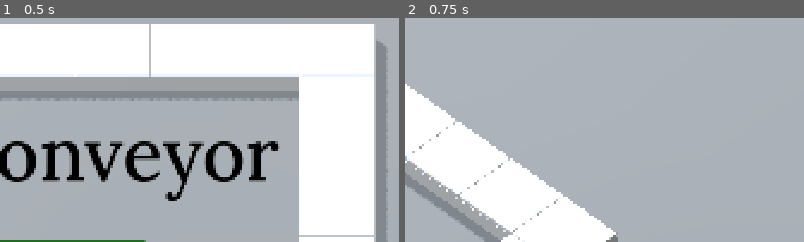
Above: before the commit, frames 1-2 (left to right).
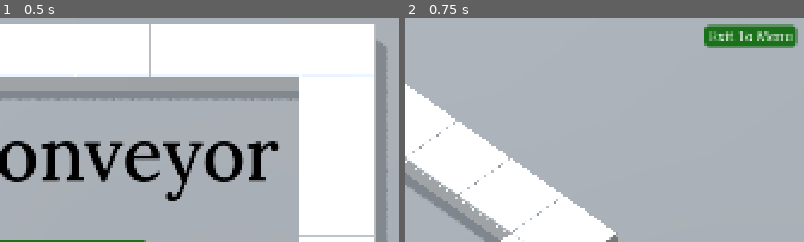
Above: after the commit, the same moments.

Repository: billyhawkes/crazy-conveyer
Game: Godot game, scene res://scenes/main_menu.tscn
Same seed, same stepped clock (60 frames per second), same inputs: the game is played once before the commit and once after it.
Inputs:
- Up to frame 1 (0.5 s): no input
- Up to frame 2 (0.75 s): click "Start Game" at 0.5 s
The pictures show only the part of the screen within x 50-100%, y 0-50%; the shares and areas given below are measured in that part.

Frame 1 is identical in both runs. In frame 2, 2.5% of the frame differs, in the area x 74-99%, y 2-14%.

Commit message:
feat: save system

Diff:
--- a/globals/globals.gd
+++ b/globals/globals.gd
@@ -1,6 +1,6 @@
 extends Node
 
-var money := 0
+var money: int = 0
 
 var levels = {
 	"speed": 1,
@@ -27,3 +27,47 @@
 		"items": levels.items,
 		"loop": levels.loop * 10
 	}
+
+var saved_data
+
+func _ready() -> void:
+	var data = load_game()
+	if data:
+		saved_data = data
+		levels = data.levels
+		money = data.money
+	Events.game.money_changed.connect(save_game)
+
+const PATH = "user://"
+
+func clear_save() -> void:
+	saved_data = null
+	money = 0
+	levels = {
+		"speed": 1,
+		"items": 1,
+		"loop": 1
+	}
+	DirAccess.remove_absolute(PATH)
+
+func save_game() -> void:
+	var file = FileAccess.open(PATH + "save.json", FileAccess.WRITE)
+	var tracks = get_tree().get_nodes_in_group("Track") as Array[Track]
+	var track_values = []
+	for track in tracks:
+		track_values.append(track.levels)
+	file.store_string(JSON.stringify({
+		"money": money,
+		"levels": levels,
+		"tracks": track_values
+	}))
+	file.close()
+
+func load_game():
+	if FileAccess.file_exists(PATH + "save.json"):
+		var file = FileAccess.open(PATH + "save.json", FileAccess.READ)
+		var data = JSON.parse_string(file.get_as_text())
+		file.close()
+		return data
+	else:
+		return null
--- a/scenes/game.gd
+++ b/scenes/game.gd
@@ -7,7 +7,8 @@
 
 func _ready() -> void:
 	spawn_tracks()
-	spawn_item()
+	for _index in Globals.levels.items:
+		spawn_item()
 	Events.items.create.connect(_on_create_item)
 
 func _on_create_item() -> void:
--- a/scenes/game.tscn
+++ b/scenes/game.tscn
@@ -151,6 +151,18 @@
 layout_mode = 2
 text = "$10"
 
+[node name="ExitButton" type="Button" parent="HUD"]
+layout_mode = 1
+anchors_preset = -1
+anchor_left = 1.0
+anchor_right = 1.0
+offset_left = -240.0
+offset_top = 20.0
+offset_right = -20.0
+offset_bottom = 72.0
+grow_horizontal = 0
+text = "Exit To Menu"
+
 [node name="ItemContainer" type="Node3D" parent="."]
 
 [node name="TrackContainer" type="Node3D" parent="."]
@@ -178,3 +190,4 @@
 [connection signal="pressed" from="HUD/UpgradeMenu/Panel/MarginContainer/VBoxContainer/SpeedUpgrade/SpeedButton" to="HUD" method="_on_speed_button_pressed"]
 [connection signal="pressed" from="HUD/UpgradeMenu/Panel/MarginContainer/VBoxContainer/ItemsUpgrade/ItemsButton" to="HUD" method="_on_items_button_pressed"]
 [connection signal="pressed" from="HUD/UpgradeMenu/Panel/MarginContainer/VBoxContainer/LoopUpgrade/LoopButton" to="HUD" method="_on_loop_button_pressed"]
+[connection signal="pressed" from="HUD/ExitButton" to="HUD" method="_on_exit_button_pressed"]
--- a/scenes/hud.gd
+++ b/scenes/hud.gd
@@ -16,12 +16,13 @@
 func render_ui() -> void:
 	var value = Globals.get_value()
 	speed_label.text = str(value.speed, "s")
-	items_label.text = str(value.items)
-	loop_label.text = str(value.loop)
+	items_label.text = str(int(value.items))
+	loop_label.text = str(int(value.loop))
+	money_label.text = str("$", int(Globals.money))
 	var upgrade_cost = Globals.get_upgrade_cost()
-	speed_button.text = str("$", upgrade_cost.speed)
-	items_button.text = str("$", upgrade_cost.items)
-	loop_button.text = str("$", upgrade_cost.loop)
+	speed_button.text = str("$", int(upgrade_cost.speed))
+	items_button.text = str("$", int(upgrade_cost.items))
+	loop_button.text = str("$", int(upgrade_cost.loop))
 	if Globals.max_levels.speed == Globals.levels.speed:
 		speed_button.visible = false
 	if Globals.max_levels.items == Globals.levels.items:
@@ -57,3 +58,7 @@
 		Globals.levels.loop += 1
 		Events.game.money_changed.emit()
 		render_ui()
+
+
+func _on_exit_button_pressed() -> void:
+	get_tree().change_scene_to_file("res://scenes/main_menu.tscn")
--- a/scenes/item.gd
+++ b/scenes/item.gd
@@ -47,8 +47,9 @@
 			await get_tree().create_timer(0.2).timeout
 			var loop_indicator = Indicator.create(str("$", Globals.get_value().loop))
 			add_child(loop_indicator)
-
-	await get_tree().create_timer(processing.speed).timeout
+		await get_tree().create_timer(processing.speed).timeout
+	else:
+		await get_tree().create_timer(0.2).timeout
 	processed = true
 
 static func create(track: Track) -> Item:
--- a/scenes/main_menu.gd
+++ b/scenes/main_menu.gd
@@ -1,10 +1,21 @@
 extends Node3D
 
-const GAME = preload("uid://c8thehv1woo4s")
+@onready var continue_button: Button = %ContinueButton
+
+func _ready() -> void:
+	if Globals.load_game() != null:
+		continue_button.visible = true
+	else:
+		continue_button.visible = false
 
 func _on_quit_button_pressed() -> void:
 	get_tree().quit()
 
 
 func _on_start_button_pressed() -> void:
-	get_tree().change_scene_to_packed(GAME)
+	Globals.clear_save()
+	get_tree().change_scene_to_file("res://scenes/game.tscn")
+
+
+func _on_continue_button_pressed() -> void:
+	get_tree().change_scene_to_file("res://scenes/game.tscn")
--- a/scenes/main_menu.tscn
+++ b/scenes/main_menu.tscn
@@ -62,131 +62,131 @@
 
 [node name="Track" parent="TrackContainer" instance=ExtResource("1_l6cm7")]
 transform = Transform3D(1, 0, 0, 0, 1, 0, 0, 0, 1, -9, 0, 0)
-custom_position = true
+game_enabled = false
 
 [node name="Track2" parent="TrackContainer" instance=ExtResource("1_l6cm7")]
 transform = Transform3D(1, 0, 0, 0, 1, 0, 0, 0, 1, -7, 0, 0)
-custom_position = true
+game_enabled = false
 
 [node name="Track3" parent="TrackContainer" instance=ExtResource("1_l6cm7")]
 transform = Transform3D(1, 0, 0, 0, 1, 0, 0, 0, 1, -5, 0, 0)
-custom_position = true
+game_enabled = false
 
 [node name="Track4" parent="TrackContainer" instance=ExtResource("1_l6cm7")]
 transform = Transform3D(1, 0, 0, 0, 1, 0, 0, 0, 1, -3, 0, 0)
-custom_position = true
+game_enabled = false
 
 [node name="Track5" parent="TrackContainer" instance=ExtResource("1_l6cm7")]
 transform = Transform3D(1, 0, 0, 0, 1, 0, 0, 0, 1, -1, 0, 0)
-custom_position = true
+game_enabled = false
 
 [node name="Track6" parent="TrackContainer" instance=ExtResource("1_l6cm7")]
 transform = Transform3D(1, 0, 0, 0, 1, 0, 0, 0, 1, 1, 0, 0)
-custom_position = true
+game_enabled = false
 
 [node name="Track7" parent="TrackContainer" instance=ExtResource("1_l6cm7")]
 transform = Transform3D(1, 0, 0, 0, 1, 0, 0, 0, 1, 3, 0, 0)
-custom_position = true
+game_enabled = false
 
 [node name="Track8" parent="TrackContainer" instance=ExtResource("1_l6cm7")]
 transform = Transform3D(1, 0, 0, 0, 1, 0, 0, 0, 1, 5, 0, 0)
-custom_position = true
+game_enabled = false
 
 [node name="Track9" parent="TrackContainer" instance=ExtResource("1_l6cm7")]
 transform = Transform3D(1, 0, 0, 0, 1, 0, 0, 0, 1, 7, 0, 0)
-custom_position = true
+game_enabled = false
 
 [node name="Track10" parent="TrackContainer" instance=ExtResource("1_l6cm7")]
 transform = Transform3D(1, 0, 0, 0, 1, 0, 0, 0, 1, 9, 0, 0)
-custom_position = true
+game_enabled = false
 
 [node name="Track11" parent="TrackContainer" instance=ExtResource("1_l6cm7")]
 transform = Transform3D(1, 0, 0, 0, 1, 0, 0, 0, 1, 9, 0, 2)
-custom_position = true
+game_enabled = false
 
 [node name="Track12" parent="TrackContainer" instance=ExtResource("1_l6cm7")]
 transform = Transform3D(1, 0, 0, 0, 1, 0, 0, 0, 1, 9, 0, 4)
-custom_position = true
+game_enabled = false
 
 [node name="Track13" parent="TrackContainer" instance=ExtResource("1_l6cm7")]
 transform = Transform3D(1, 0, 0, 0, 1, 0, 0, 0, 1, 9, 0, 6)
-custom_position = true
+game_enabled = false
 
 [node name="Track14" parent="TrackContainer" instance=ExtResource("1_l6cm7")]
 transform = Transform3D(1, 0, 0, 0, 1, 0, 0, 0, 1, 9, 0, 8)
-custom_position = true
+game_enabled = false
 
 [node name="Track15" parent="TrackContainer" instance=ExtResource("1_l6cm7")]
 transform = Transform3D(1, 0, 0, 0, 1, 0, 0, 0, 1, 9, 0, 10)
-custom_position = true
+game_enabled = false
 
 [node name="Track16" parent="TrackContainer" instance=ExtResource("1_l6cm7")]
 transform = Transform3D(1, 0, 0, 0, 1, 0, 0, 0, 1, 9, 0, 12)
-custom_position = true
+game_enabled = false
 
 [node name="Track18" parent="TrackContainer" instance=ExtResource("1_l6cm7")]
 transform = Transform3D(1, 0, 0, 0, 1, 0, 0, 0, 1, 9, 0, 14)
-custom_position = true
+game_enabled = false
 
 [node name="Track19" parent="TrackContainer" instance=ExtResource("1_l6cm7")]
 transform = Transform3D(1, 0, 0, 0, 1, 0, 0, 0, 1, 7, 0, 14)
-custom_position = true
+game_enabled = false
 
 [node name="Track20" parent="TrackContainer" instance=ExtResource("1_l6cm7")]
 transform = Transform3D(1, 0, 0, 0, 1, 0, 0, 0, 1, 5, 0, 14)
-custom_position = true
+game_enabled = false
 
 [node name="Track21" parent="TrackContainer" instance=ExtResource("1_l6cm7")]
 transform = Transform3D(1, 0, 0, 0, 1, 0, 0, 0, 1, 3, 0, 14)
-custom_position = true
+game_enabled = false
 
 [node name="Track22" parent="TrackContainer" instance=ExtResource("1_l6cm7")]
 transform = Transform3D(1, 0, 0, 0, 1, 0, 0, 0, 1, 1, 0, 14)
-custom_position = true
+game_enabled = false
 
 [node name="Track23" parent="TrackContainer" instance=ExtResource("1_l6cm7")]
 transform = Transform3D(1, 0, 0, 0, 1, 0, 0, 0, 1, -1, 0, 14)
-custom_position = true
+game_enabled = false
 
 [node name="Track24" parent="TrackContainer" instance=ExtResource("1_l6cm7")]
 transform = Transform3D(1, 0, 0, 0, 1, 0, 0, 0, 1, -3, 0, 14)
-custom_position = true
+game_enabled = false
 
 [node name="Track25" parent="TrackContainer" instance=ExtResource("1_l6cm7")]
 transform = Transform3D(1, 0, 0, 0, 1, 0, 0, 0, 1, -5, 0, 14)
-custom_position = true
+game_enabled = false
 
 [node name="Track26" parent="TrackContainer" instance=ExtResource("1_l6cm7")]
 transform = Transform3D(1, 0, 0, 0, 1, 0, 0, 0, 1, -7, 0, 14)
-custom_position = true
+game_enabled = false
 
 [node name="Track27" parent="TrackContainer" instance=ExtResource("1_l6cm7")]
 transform = Transform3D(1, 0, 0, 0, 1, 0, 0, 0, 1, -9, 0, 14)
-custom_position = true
+game_enabled = false
 
 [node name="Track28" parent="TrackContainer" instance=ExtResource("1_l6cm7")]
 transform = Transform3D(1, 0, 0, 0, 1, 0, 0, 0, 1, -9, 0, 12)
-custom_position = true
+game_enabled = false
 
 [node name="Track29" parent="TrackContainer" instance=ExtResource("1_l6cm7")]
 transform = Transform3D(1, 0, 0, 0, 1, 0, 0, 0, 1, -9, 0, 10)
-custom_position = true
+game_enabled = false
 
 [node name="Track30" parent="TrackContainer" instance=ExtResource("1_l6cm7")]
 transform = Transform3D(1, 0, 0, 0, 1, 0, 0, 0, 1, -9, 0, 8)
-custom_position = true
+game_enabled = false
 
 [node name="Track31" parent="TrackContainer" instance=ExtResource("1_l6cm7")]
 transform = Transform3D(1, 0, 0, 0, 1, 0, 0, 0, 1, -9, 0, 6)
-custom_position = true
+game_enabled = false
 
 [node name="Track33" parent="TrackContainer" instance=ExtResource("1_l6cm7")]
 transform = Transform3D(1, 0, 0, 0, 1, 0, 0, 0, 1, -9, 0, 4)
-custom_position = true
+game_enabled = false
 
 [node name="Track34" parent="TrackContainer" instance=ExtResource("1_l6cm7")]
 transform = Transform3D(1, 0, 0, 0, 1, 0, 0, 0, 1, -9, 0, 2)
-custom_position = true
+game_enabled = false
 
 [node name="HUD" type="Control" parent="."]
 layout_mode = 3
@@ -223,6 +223,14 @@
 custom_minimum_size = Vector2(0, 50)
 layout_mode = 2
 
+[node name="ContinueButton" type="Button" parent="HUD/VBoxContainer"]
+unique_name_in_owner = true
+custom_minimum_size = Vector2(700, 0)
+layout_mode = 2
+size_flags_horizontal = 4
+theme_override_font_sizes/font_size = 64
+text = "Continue"
+
 [node name="StartButton" type="Button" parent="HUD/VBoxContainer"]
 custom_minimum_size = Vector2(700, 0)
 layout_mode = 2
@@ -237,5 +245,6 @@
 theme_override_font_sizes/font_size = 64
 text = "Quit"
 
+[connection signal="pressed" from="HUD/VBoxContainer/ContinueButton" to="." method="_on_continue_button_pressed"]
 [connection signal="pressed" from="HUD/VBoxContainer/StartButton" to="." method="_on_start_button_pressed"]
 [connection signal="pressed" from="HUD/VBoxContainer/QuitButton" to="." method="_on_quit_button_pressed"]
--- a/scenes/track.gd
+++ b/scenes/track.gd
@@ -27,24 +27,26 @@
 	Vector3(1.0, 0.0, 0.0),
 ]
 
-@export var custom_position = false
+@export var game_enabled = true
 
-var level = {
+var levels = {
 	"speed": 1,
 	"value": 1
 }
 
-var max_levels = {
+var max_levels := {
 	"speed": 9,
 	"value": 100
 }
 
 
-var active = false
+var active := false
 
 func _ready() -> void:
+	if Globals.saved_data && game_enabled:
+		levels = Globals.saved_data.tracks[get_index()]
 	var index = get_index()
-	if !custom_position:
+	if game_enabled:
 		global_position = TRACK_POSITIONS[index] * 2
 	upgrade_menu.visible = false
 	render_ui()
@@ -53,24 +55,24 @@
 	title.text = str("Track ", get_index() + 1)
 	var processing = get_value()
 	speed_label.text = str(processing.speed, "s")
-	value_label.text = str("$", processing.value)
-	speed_button.text = str("$", get_upgrade_cost().speed)
-	value_button.text = str("$", get_upgrade_cost().value)
-	if max_levels.speed == level.speed:
+	value_label.text = str("$", int(processing.value))
+	speed_button.text = str("$", int(get_upgrade_cost().speed))
+	value_button.text = str("$", int(get_upgrade_cost().value))
+	if max_levels.speed == levels.speed:
 		speed_button.visible = false
-	if max_levels.value == level.value:
+	if max_levels.value == levels.value:
 		value_button.visible = false
 
 func get_value():
 	return {
-		"speed": 2 - ((level.speed - 1) * 0.2),
-		"value": level.value
+		"speed": 2 - ((levels.speed - 1) * 0.2),
+		"value": levels.value
 	}
 
 func get_upgrade_cost():
 	return {
-		"speed": level.speed ** 2,
-		"value": level.value ** 2
+		"speed": levels.speed ** 2,
+		"value": levels.value ** 2
 	}
 
 func _input_event(camera: Camera3D, event: InputEvent, event_position: Vector3, normal: Vector3, shape_idx: int) -> void:
@@ -80,6 +82,8 @@
 		upgrade_menu.visible = true
 
 func _process(_delta: float) -> void:
+	if !game_enabled:
+		upgrade_menu.visible = false
 	if upgrade_menu.visible:
 		var tween = get_tree().create_tween()
 		tween.tween_property(self, "scale", Vector3(1.1, 1.1, 1.1), 0.08).set_trans(Tween.TRANS_BOUNCE)
@@ -96,7 +100,7 @@
 	var cost = get_upgrade_cost().speed
 	if Globals.money >= cost:
 		Globals.money -= cost
-		level.speed += 1
+		levels.speed += 1
 		Events.game.money_changed.emit()
 		render_ui()
 
@@ -104,7 +108,7 @@
 	var cost = get_upgrade_cost().value
 	if Globals.money >= cost:
 		Globals.money -= cost
-		level.value += 1
+		levels.value += 1
 		Events.game.money_changed.emit()
 		render_ui()
 
--- a/scenes/track.tscn
+++ b/scenes/track.tscn
@@ -7,7 +7,7 @@
 [sub_resource type="ConcavePolygonShape3D" id="ConcavePolygonShape3D_phvr8"]
 data = PackedVector3Array(1, 0.4297, -1, -0.95519996, 0.4303, -0.95519996, -1, 0.4297, -1, 1, 0.4297, -1, 0.95519996, 0 …(5516 unchanged characters)…
 
-[node name="Track" type="StaticBody3D"]
+[node name="Track" type="StaticBody3D" groups=["Track"]]
 script = ExtResource("1_phvr8")
 
 [node name="Track" type="MeshInstance3D" parent="."]
Not shown, changed: README.md
